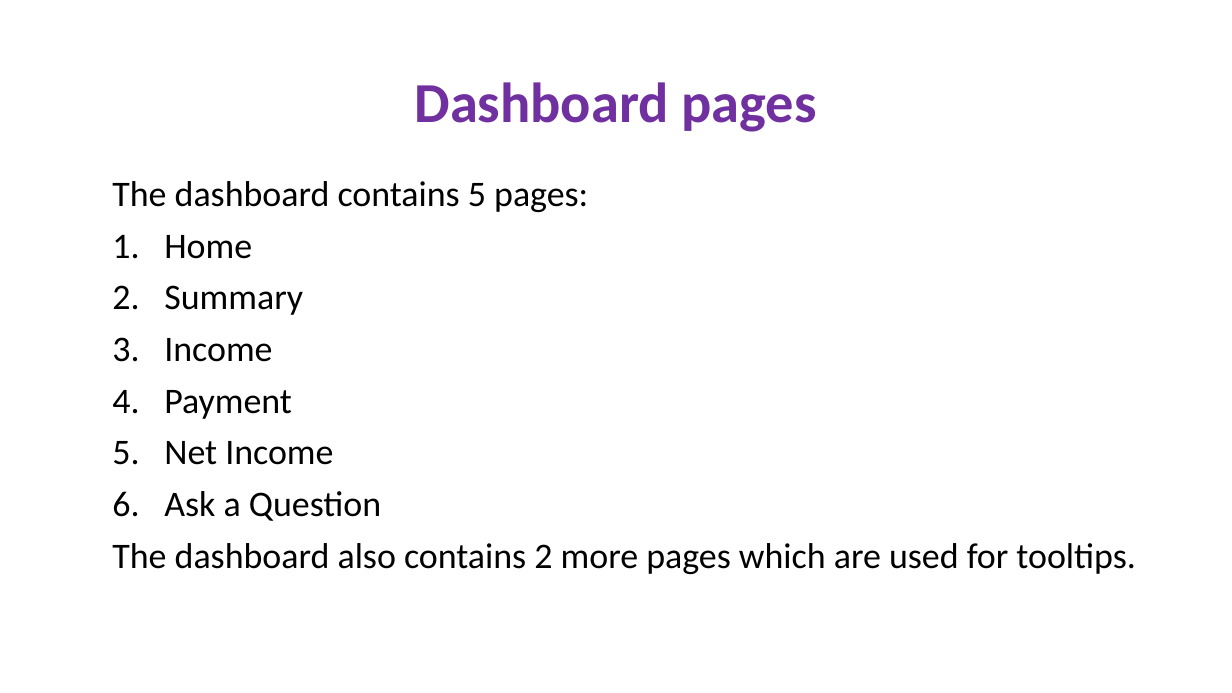
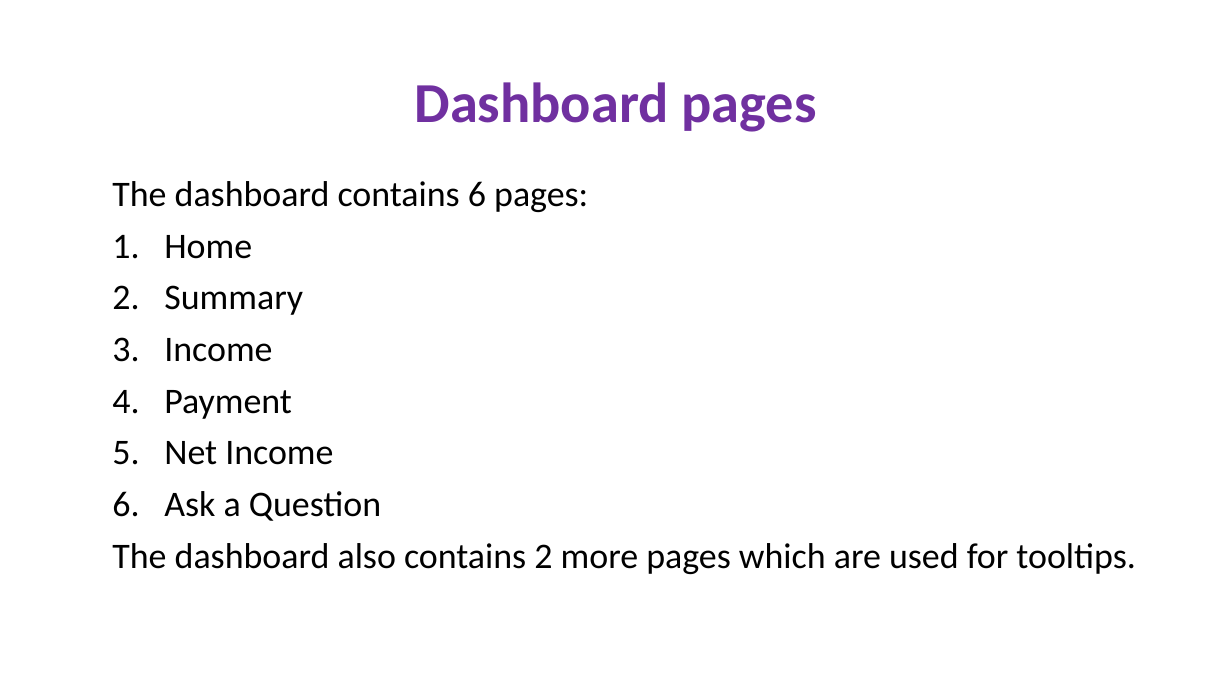
Before and after one commit to LuckySuman/Financial-Data-Analysis, a slide deck: slide 3 of Power BI Financial Analysis.pptx. Drawn at 1232x693 pixels with LibreOffice and Linux fonts; fonts in the diff are those of the drawing. Boxes give left, top, right and bottom in pixels: in the first picture for what was removed or moved away, otherwise in the second. Text is boxed around its words. In the diff, an @@ line names an element or a change of style, - is before the commit and + after.

```diff
--- a/Power BI Financial Analysis.pptx
+++ b/Power BI Financial Analysis.pptx
@@ text at bbox=[112, 181, 588, 212]: text changed @@
-The dashboard contains 5 pages:
+The dashboard contains 6 pages:
```
